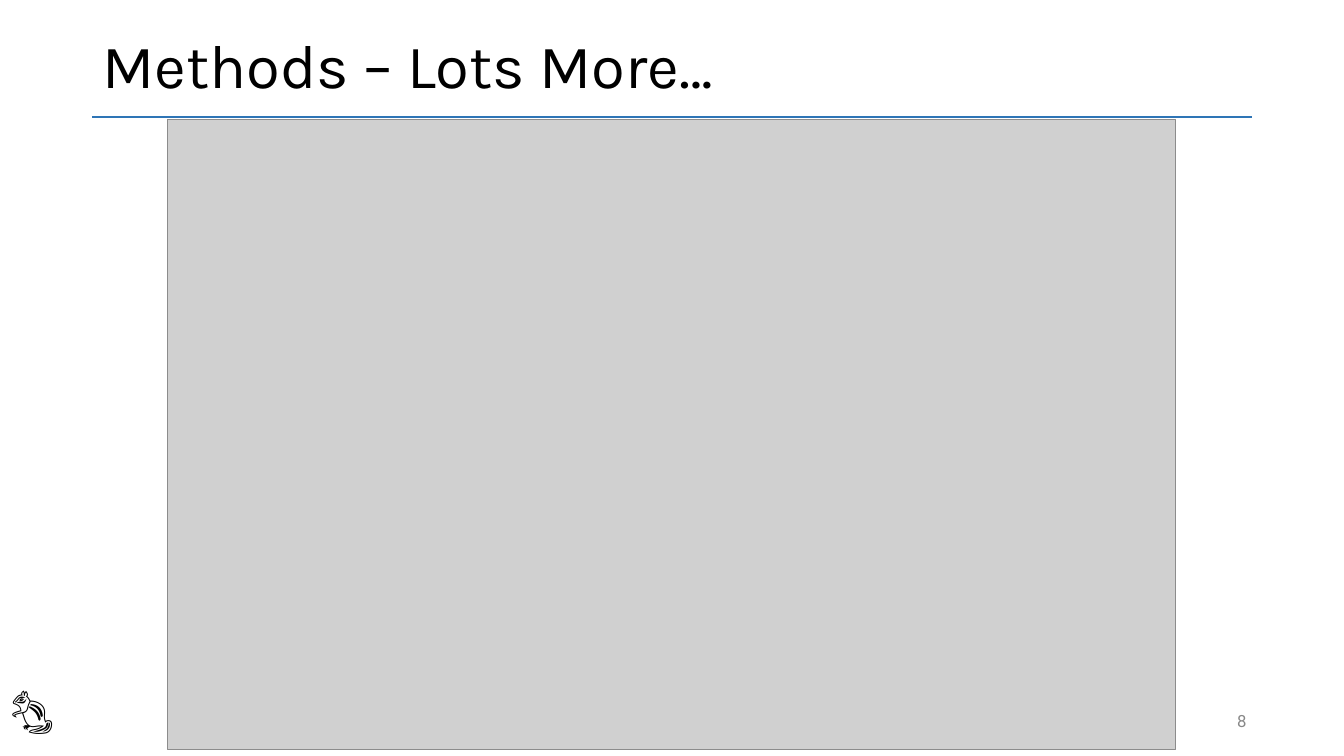
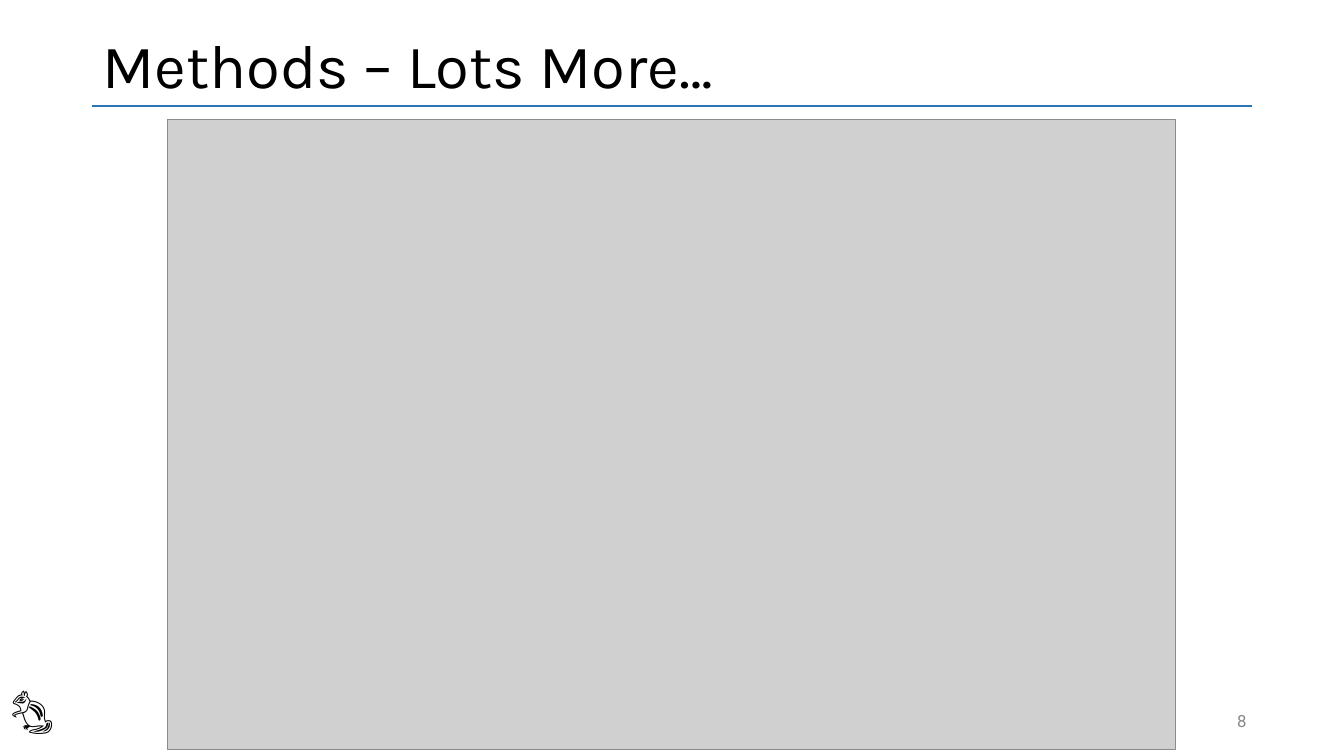
Before and after one commit to vmzakharov/refactor-to-ec-remake, a slide deck: slide 8 of RefactorToEcIntro.pptx. Drawn at 1344x756 pixels with LibreOffice and Linux fonts; fonts in the diff are those of the drawing; grey boxes stand for pictures. Boxes give left, top, right and bottom in pixels: in the first picture for what was removed or moved away, otherwise in the second. Text is boxed around its words. In the diff, an @@ line names an element or a change of style, - is before the commit and + after.

```diff
--- a/RefactorToEcIntro.pptx
+++ b/RefactorToEcIntro.pptx
@@ title "Methods – Lots More…": place and size @@
-title "Methods – Lots More…" at <box>93,25,1252,113</box>
+title "Methods – Lots More…" at <box>102,46,713,89</box>
@@ title "Methods – Lots More…" at <box>102,46,713,89</box>: fill #FFFFFF to none @@
@@ line moved from (93, 117) - (1252, 117) to (93, 106) - (1252, 106) @@
```
Also in this commit, not shown: 16 other slides changed, 1 other file.
